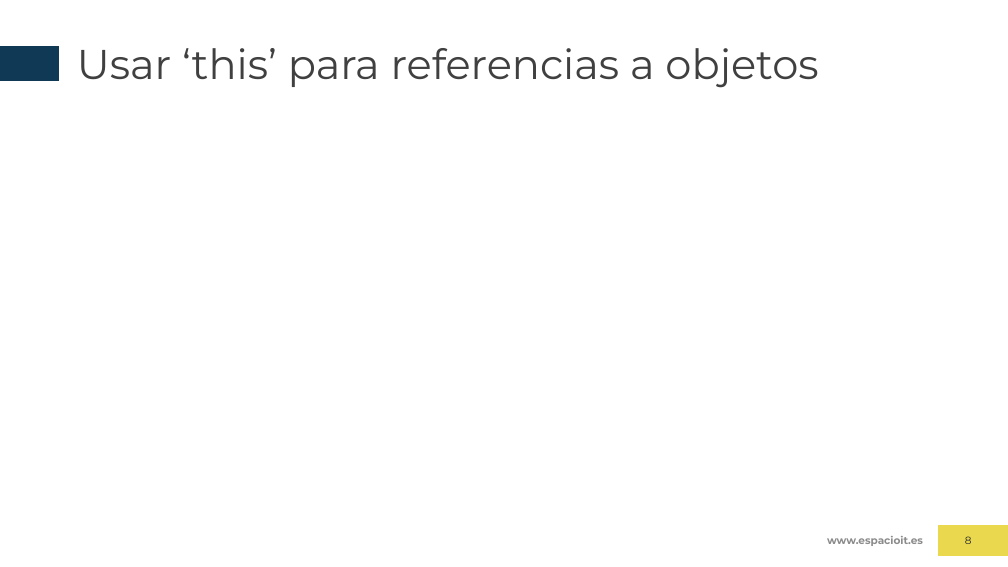
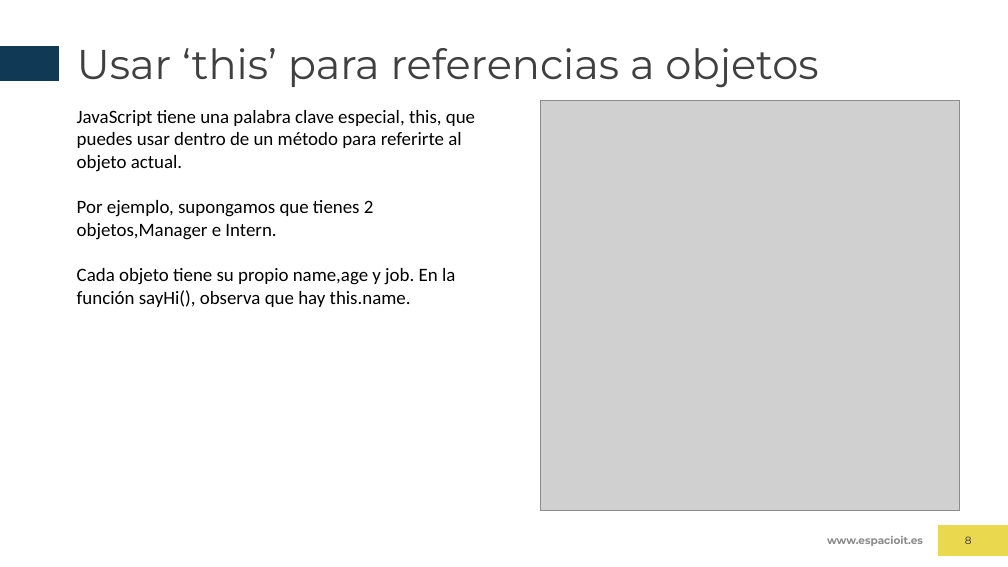
Before and after one commit to javiercuende/formacionWeb, a slide deck: slide 8 of JAVASCRIPT/TEMA 5.pptx. Drawn at 1008x567 pixels with LibreOffice and Linux fonts; fonts in the diff are those of the drawing; grey boxes stand for pictures; background and template pictures are left out. Boxes give left, top, right and bottom in pixels: in the first picture for what was removed or moved away, otherwise in the second. Text is boxed around its words. In the diff, an @@ line names an element or a change of style, - is before the commit and + after.

```diff
--- a/JAVASCRIPT/TEMA 5.pptx
+++ b/JAVASCRIPT/TEMA 5.pptx
@@ text added at [77, 110, 475, 307], 18 pt, text #000000 @@
+JavaScript tiene una palabra clave especial, this, que puedes usar dentro de un método para referirte al objeto actual.
+Por ejemplo, supongamos que tienes 2 objetos,Manager e Intern.
+Cada objeto tiene su propio name,age y job. En la función sayHi(), observa que hay this.name.
@@ picture added at [541, 101, 959, 511] @@
```
Also in this commit, not shown: 1 slide added.
